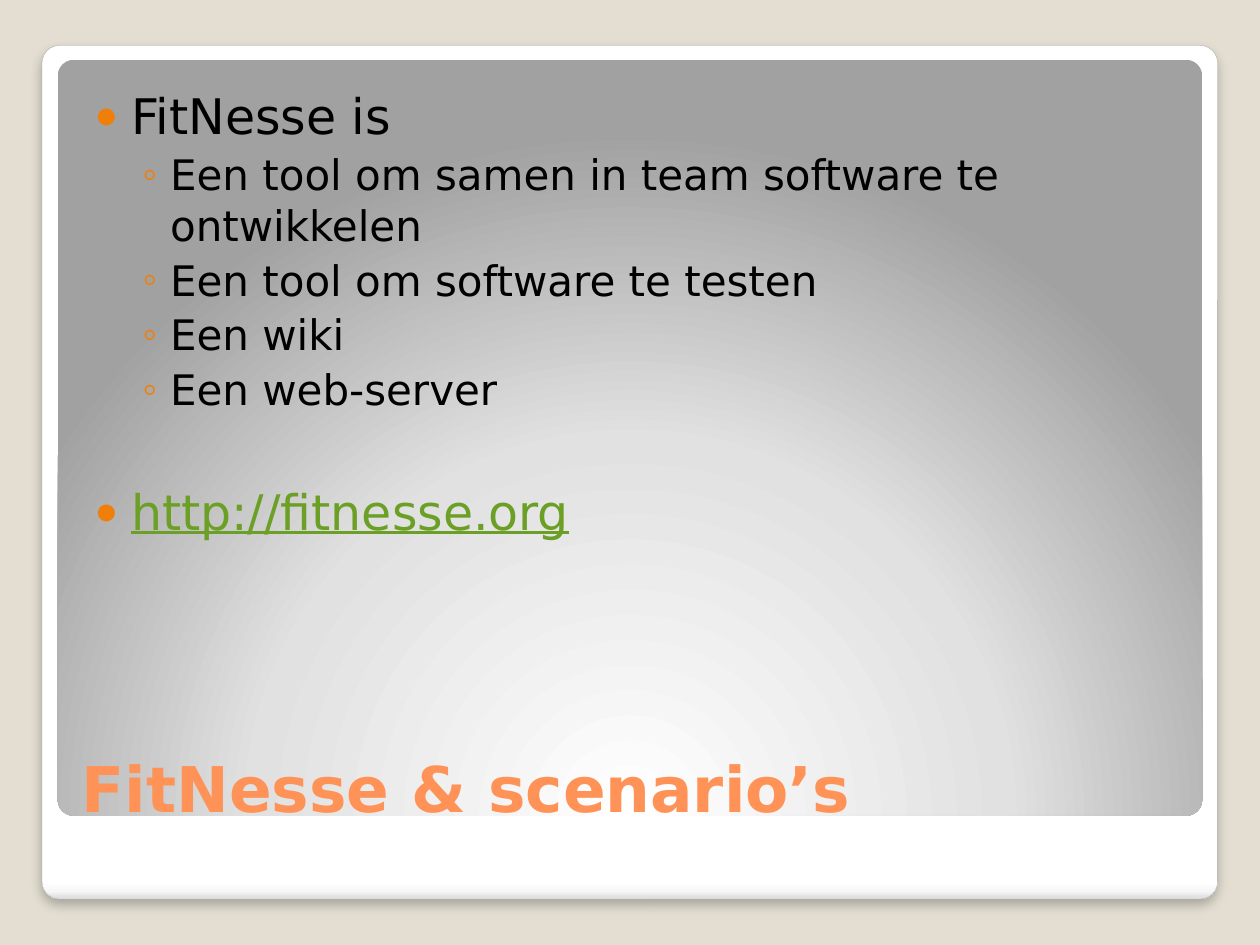
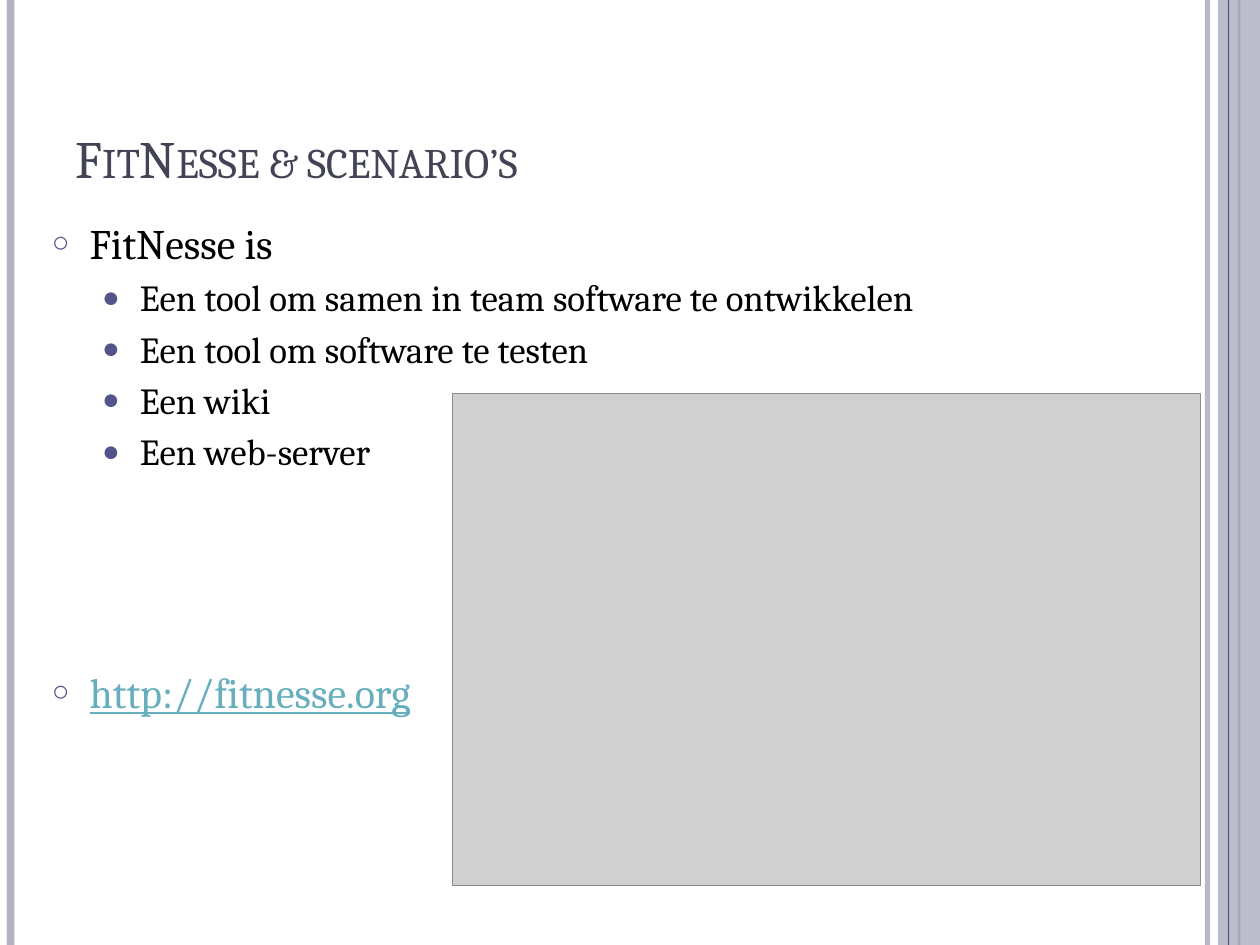
Before and after one commit to michelgrootjans/dkvlessonslearned, a slide deck: slide 39 of slides/Management Session/Lessons Learned.pptx (slide 27 before the commit). Drawn at 1260x945 pixels with LibreOffice and Linux fonts; fonts in the diff are those of the drawing; grey boxes stand for pictures. Boxes give left, top, right and bottom in pixels: in the first picture for what was removed or moved away, otherwise in the second. Text is boxed around its words. In the diff, an @@ line names an element or a change of style, - is before the commit and + after.

```diff
--- a/slides/Management Session/Lessons Learned.pptx
+++ b/slides/Management Session/Lessons Learned.pptx
@@ background #E3DED1 to #FFFFFF @@
@@ line added from (10, 0) to (10, 945), #B3B4C4 4.5 pt @@
@@ line added from (1207, 0) to (1207, 945), #B3B4C4 3 pt @@
@@ rectangle added at bbox=[1218, 0, 1260, 945], fill #B3B4C4 at 87% opacity @@
@@ line added from (1228, 0) to (1228, 945), #53548A 0.75 pt @@
@@ line added from (1239, 0) to (1239, 945), #53548A 1.5 pt @@
@@ rounded rectangle removed at bbox=[42, 45, 1217, 900] @@
@@ rounded rectangle removed at bbox=[58, 59, 1202, 815] @@
@@ title "FitNesse & scenario’s": place and size @@
-title "FitNesse & scenario’s" at bbox=[82, 761, 850, 825]
+title "FitNesse & scenario’s" at bbox=[307, 149, 518, 179]
@@ title "FitNesse & scenario’s" at bbox=[307, 149, 518, 179]: size 36 to 30 pt, font DejaVu Sans to Cambria, text colour #FF9258 to #424456, bold off, small capitals on @@
@@ text "FitNesse is": place and size @@
-text "FitNesse is" at bbox=[131, 96, 999, 540]
+text "FitNesse is" at bbox=[90, 231, 914, 717]
@@ text "FitNesse is" at bbox=[90, 231, 914, 717]: size 28 to 24 pt in "FitNesse is", "http://fitnesse.org"; font DejaVu Sans to Cambria; size 24 to 21 pt in "Een tool om samen in team software ...", "Een tool om software te testen", "Een wiki", "Een web-server"; text colour #6B9F25 to #67AFBD in "http://fitnesse.org"; bullet ● to ○; more space between paragraphs; bullet colour #F07F09 to #53548A; bullet ◦ to ● @@
@@ picture added at bbox=[452, 393, 1201, 886] @@
@@ ellipse added at bbox=[1124, 788, 1200, 863], fill #53548A @@
```
Also in this commit, not shown: 32 other slides changed, 18 slides added, 4 slides removed.
